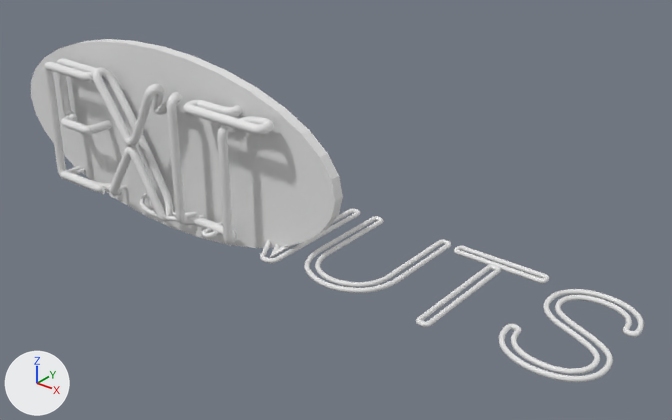
The FBX model BlenderWork/Exports/ExitSign(NeonVr).fbx as it was, and as the next commit left it.
The view is the same before and after, from a 50 mm lens placed at (3.63, -2.38, 1.8), pointed at (1.46, 0.35, 0.11). Lighting does not change. The marker at lower left points along +X, +Y and +Z. Where no turn or scale is listed for an object, it has been applied to the vertices.

Names of what the first picture shows: 'BackBoard', 'ExitSign', 'Text'.
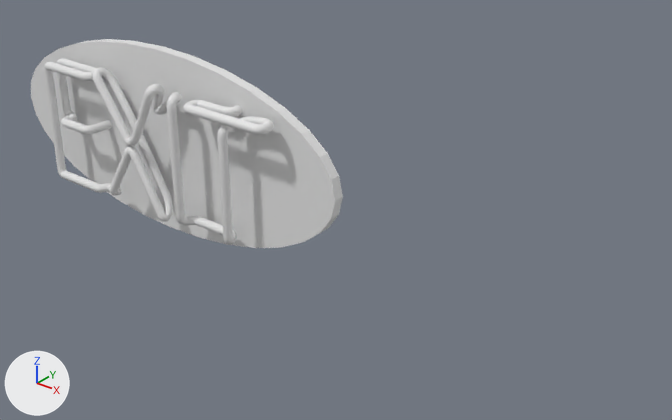
Location of each change, [x1, y1, x2, y2] in pixels of the pictures (672 x 420 px):
'Text', deleted
    before: [60, 166, 644, 382]

The change in detail:
Object 'Text' (ob_text) is deleted.
